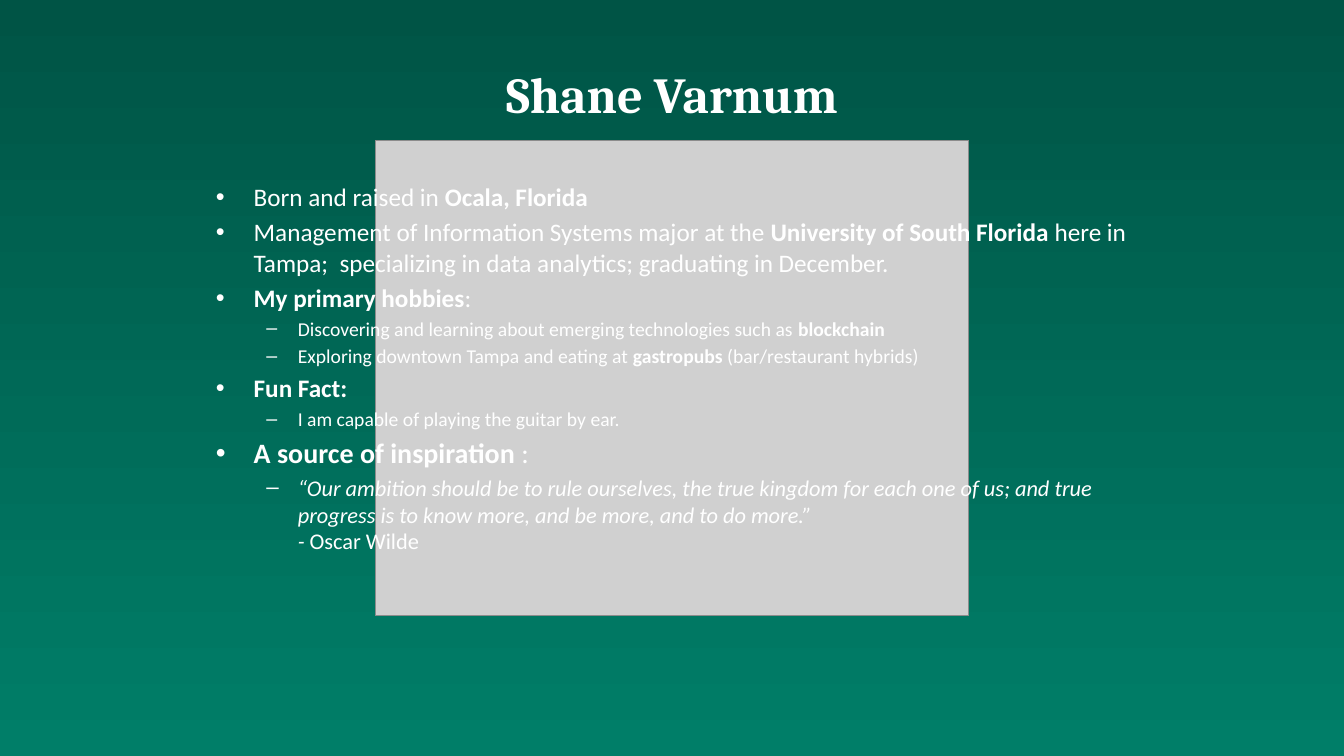
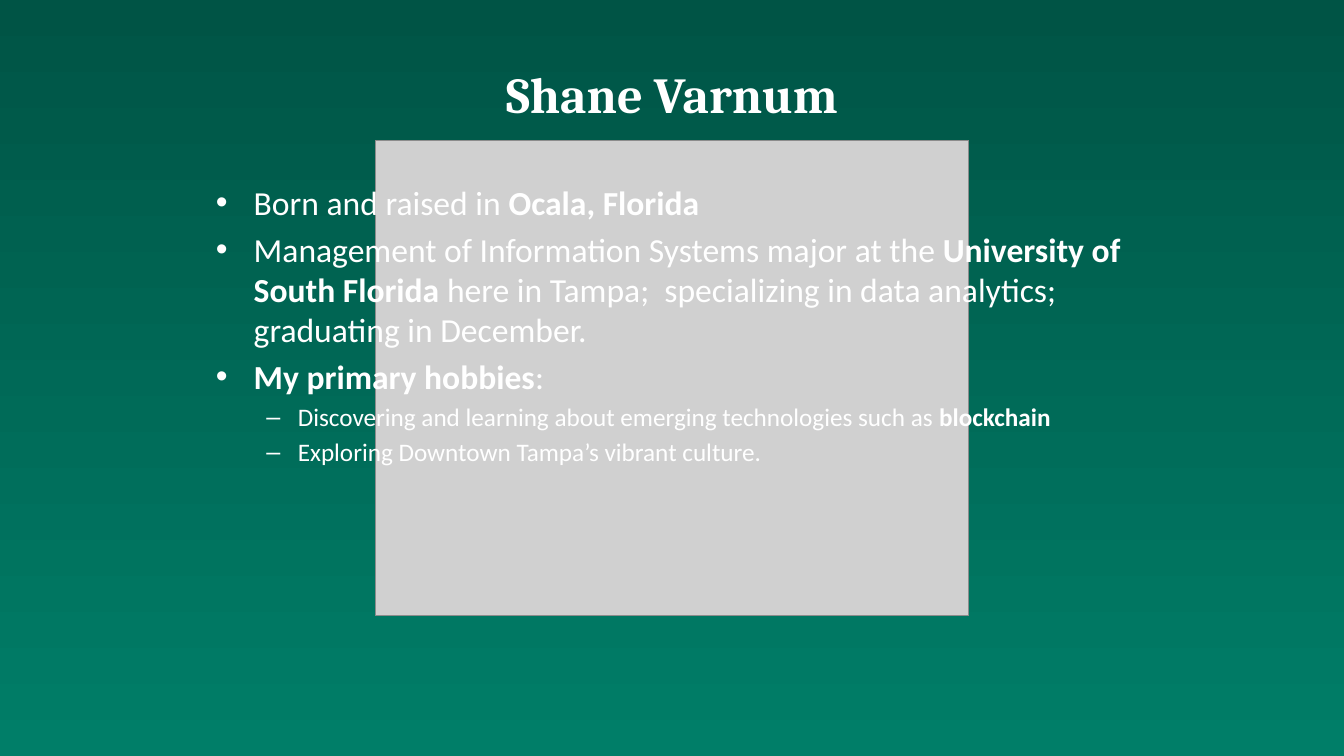
Before and after one commit to AsamiT/selflearn, a slide deck: slide 3 of InternProject.pptx. Drawn at 1344x756 pixels with LibreOffice and Linux fonts; fonts in the diff are those of the drawing; grey boxes stand for pictures. Boxes give left, top, right and bottom in pixels: in the first picture for what was removed or moved away, otherwise in the second. Text is boxed around its words. In the diff, an @@ line names an element or a change of style, - is before the commit and + after.

```diff
--- a/InternProject.pptx
+++ b/InternProject.pptx
@@ text at [254,187,1121,433]: size 18 to 24 pt in "Born and raised in Ocala, Florida", "Management of Information Systems major at the ...", "My primary hobbies:"; size 14 to 18 pt in "Discovering and learning about emerging technologies such ..."; more space between paragraphs @@
@@ text at [298,441,761,468]: text changed; size 16 to 18 pt @@
-  – Exploring downtown Tampa and eating at gastropubs (bar/restaurant hybrids)
-• Fun Fact:
-  – I am capable of playing the guitar by ear.
-• A source of inspiration :
-  – “Our ambition should be to rule ourselves, the true kingdom for each one of us; and true progress is to know more, and be more, and to do more.”
-    - Oscar Wilde
+  – Exploring Downtown Tampa’s vibrant culture.
```
Also in this commit, not shown: 4 other slides changed, 2 slides added, 1 slide removed.
